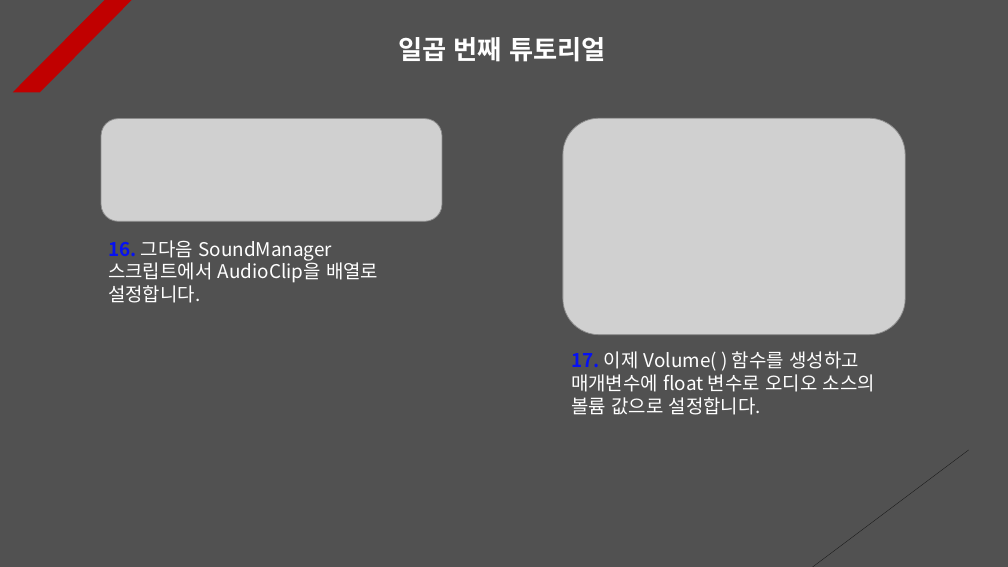
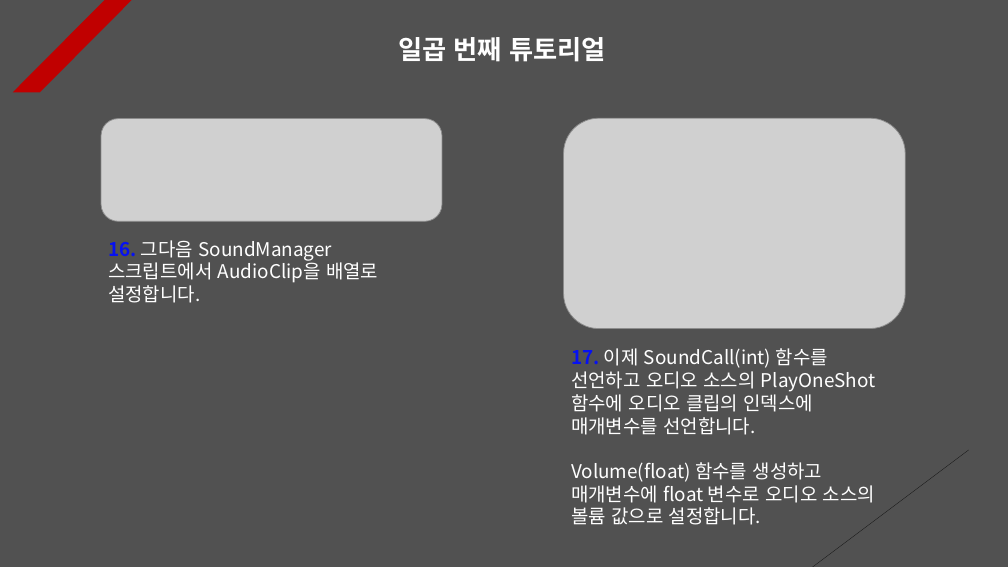
Before and after one commit to Unity2033/3D-UnityEngine, a slide deck: slide 8 of Assets/Class/Sound/PPT Data/Sound Example.pptx. Drawn at 1008x567 pixels with LibreOffice and Linux fonts; fonts in the diff are those of the drawing; grey boxes stand for pictures. Boxes give left, top, right and bottom in pixels: in the first picture for what was removed or moved away, otherwise in the second. Text is boxed around its words. In the diff, an @@ line names an element or a change of style, - is before the commit and + after.

```diff
--- a/Assets/Class/Sound/PPT Data/Sound Example.pptx
+++ b/Assets/Class/Sound/PPT Data/Sound Example.pptx
@@ picture resized from (x1=563, y1=118, x2=906, y2=334) to (x1=563, y1=118, x2=905, y2=328) @@
@@ text at (x1=571, y1=348, x2=875, y2=525): text changed @@
-17. 이제 Volume( ) 함수를 생성하고 매개변수에 float 변수로 오디오 소스의 볼륨 값으로 설정합니다.
+17. 이제 SoundCall(int) 함수를 선언하고 오디오 소스의 PlayOneShot 함수에 오디오 클립의 인덱스에 매개변수를 선언합니다.
+Volume(float) 함수를 생성하고 매개변수에 float 변수로 오디오 소스의 볼륨 값으로 설정합니다.
```
Also in this commit, not shown: 8 other slides changed, 35 other files.
